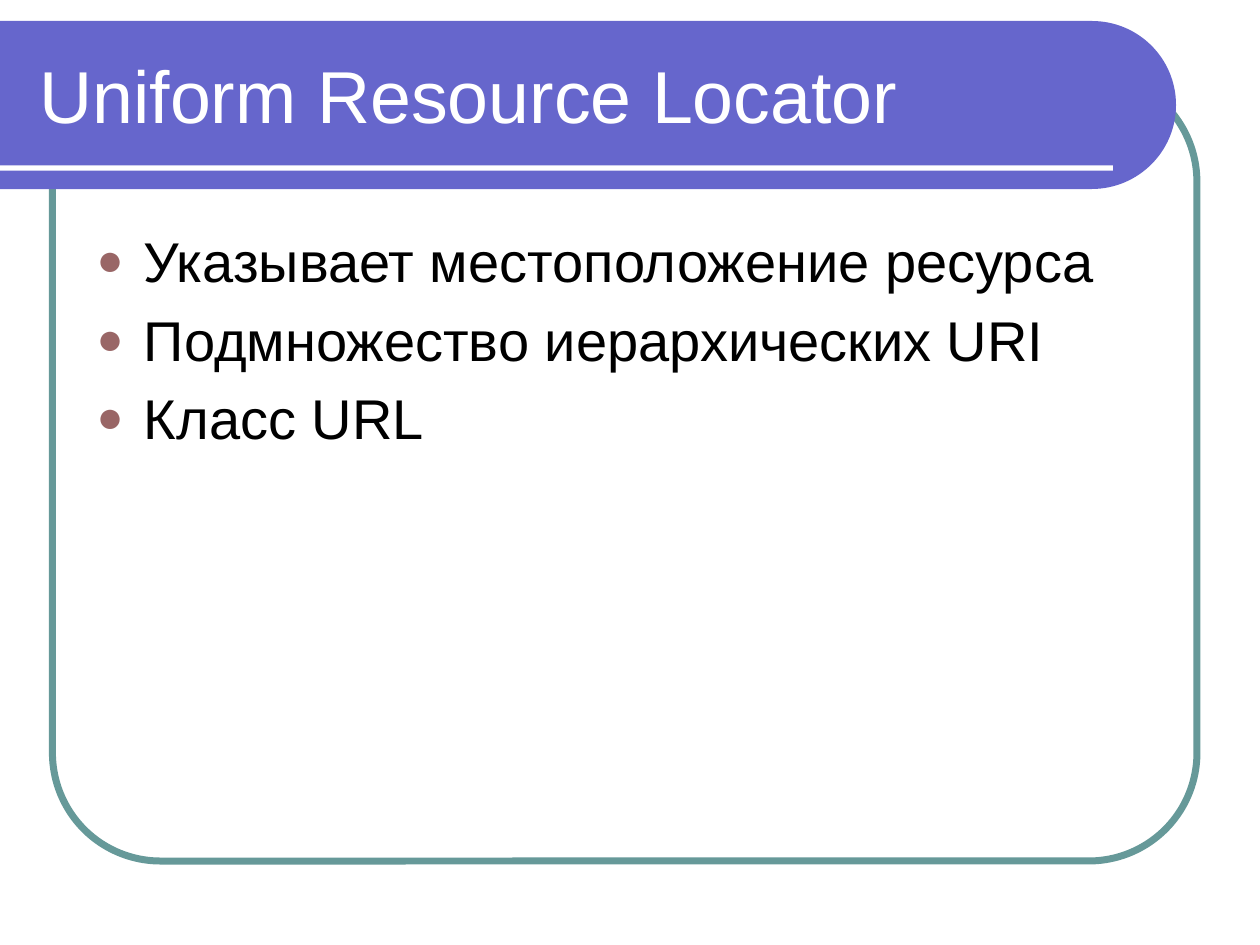
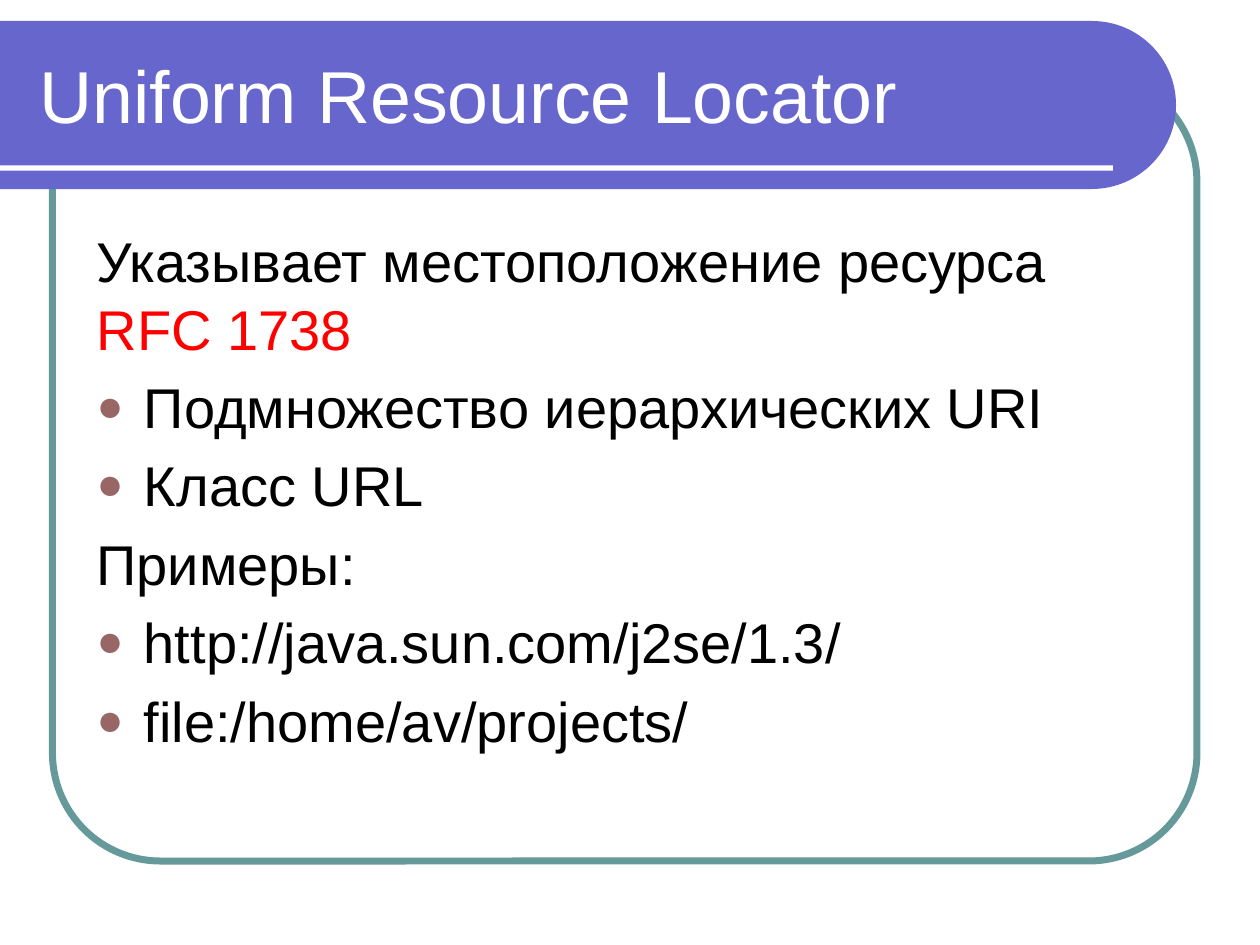
Before and after one commit to maxchv/JavaLessons, a slide deck: slide 11 of Lesson16/Network.pptx (slide 10 before the commit). Drawn at 1260x945 pixels with LibreOffice and Linux fonts; fonts in the diff are those of the drawing. Boxes give left, top, right and bottom in pixels: in the first picture for what was removed or moved away, otherwise in the second. Text is boxed around its words. In the diff, an @@ line names an element or a change of style, - is before the commit and + after.

Commit message:
Добавлены примеры и внесены правки в презентацию

```diff
--- a/Lesson16/Network.pptx
+++ b/Lesson16/Network.pptx
@@ text at (97,243,1046,351): text changed @@
-● Указывает местоположение ресурса
+Указывает местоположение ресурса RFC 1738
@@ text at (97,546,841,752): paragraphs added @@
+Примеры:
+● http://java.sun.com/j2se/1.3/
+● file:/home/av/projects/
```
Also in this commit, not shown: 5 other slides changed, 1 slide added, 3 other files.
